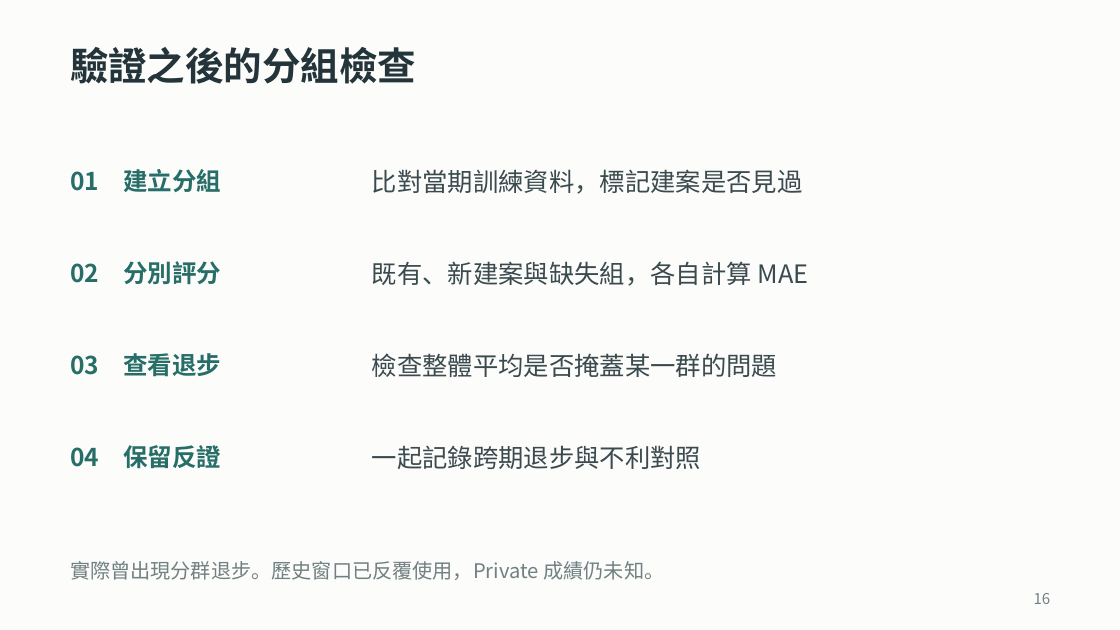
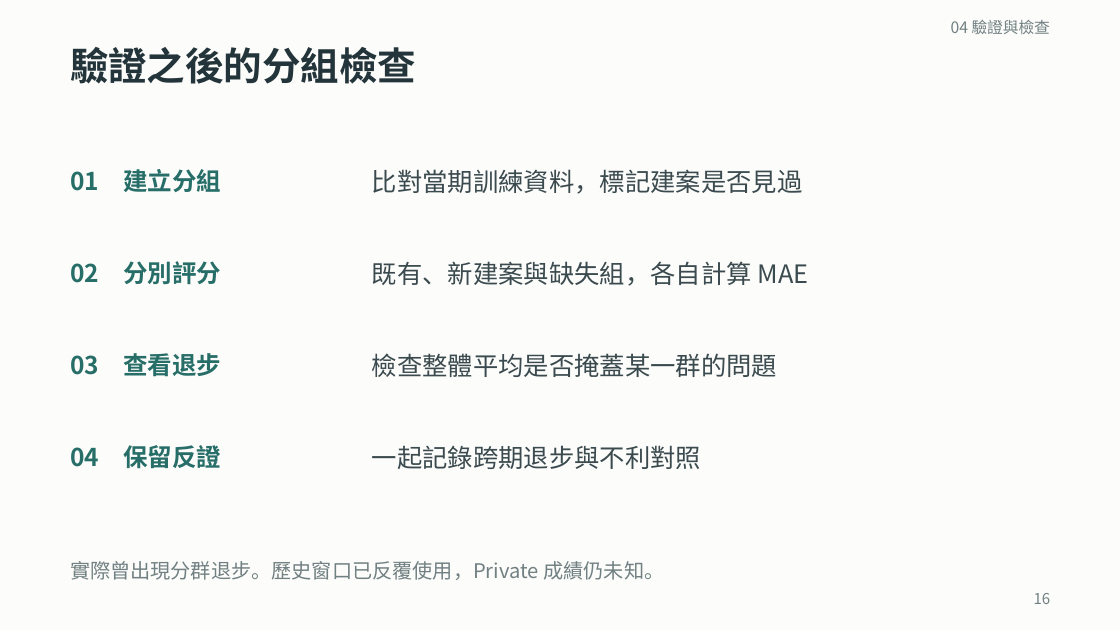
Before and after one commit to ziyi930108/nycu-house-price-regression, a slide deck: slide 16 of teaching/final_presentation/台灣房屋銷售價格預測挑戰賽_上台簡報.pptx. Drawn at 1120x630 pixels with LibreOffice and Linux fonts; fonts in the diff are those of the drawing. Boxes give left, top, right and bottom in pixels: in the first picture for what was removed or moved away, otherwise in the second. Text is boxed around its words. In the diff, an @@ line names an element or a change of style, - is before the commit and + after.

```diff
--- a/teaching/final_presentation/台灣房屋銷售價格預測挑戰賽_上台簡報.pptx
+++ b/teaching/final_presentation/台灣房屋銷售價格預測挑戰賽_上台簡報.pptx
@@ text added at (951,20,1050,34), 13.5 pt, text #718082 @@
+04 驗證與檢查
```
Also in this commit, not shown: 13 other slides changed, 1 slide added, 1 slide removed, 25 other files.
